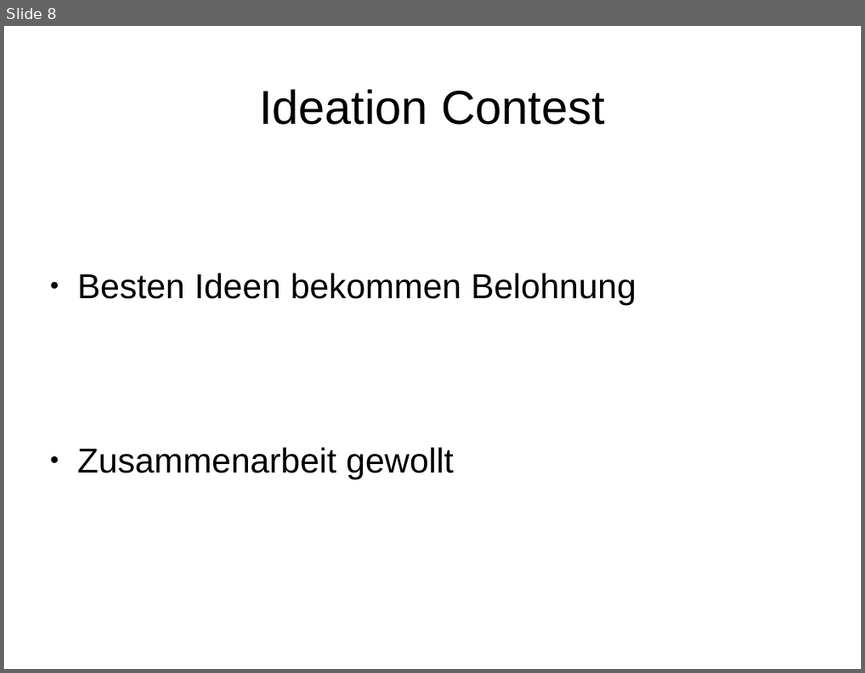
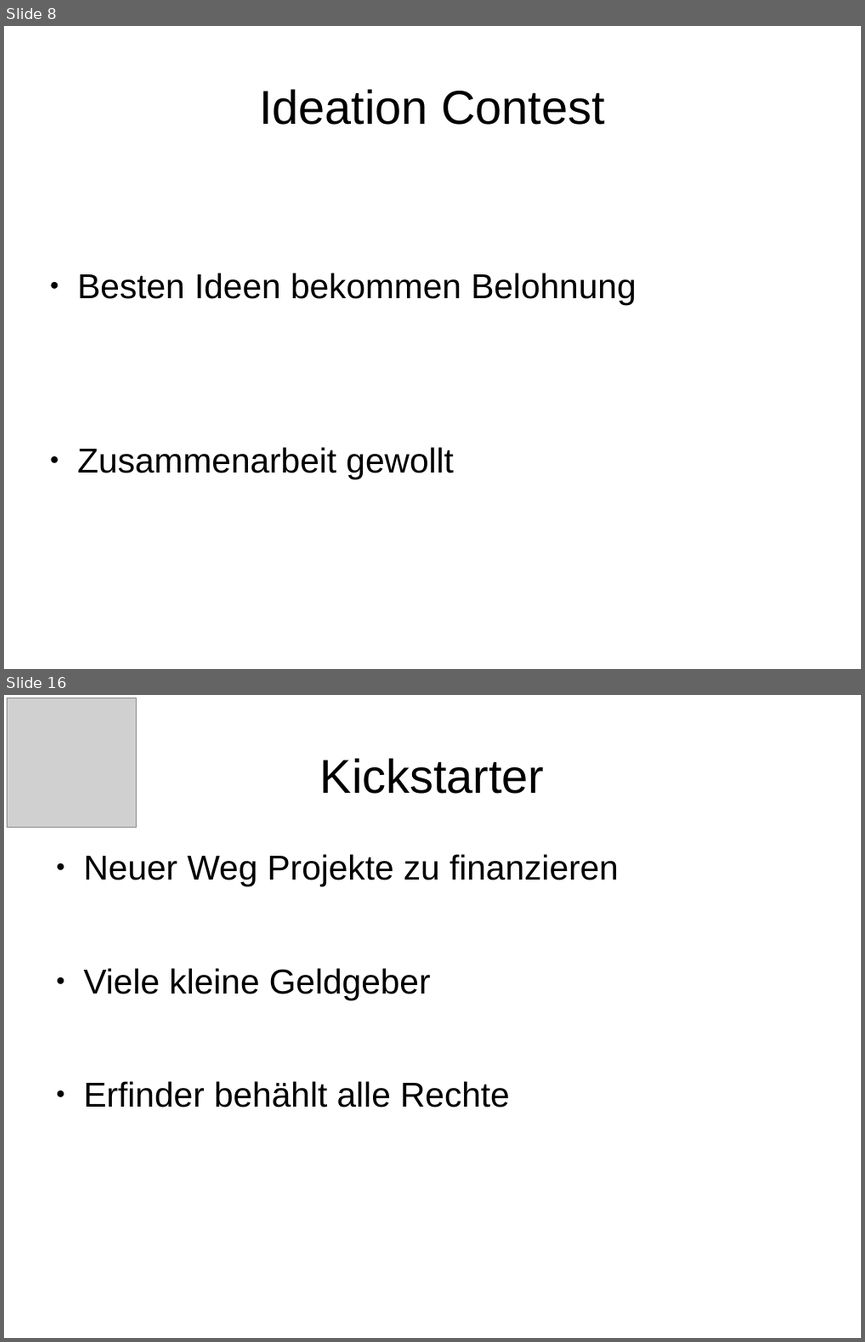
Before and after one commit to Anton1718/IMM_SocialMediaInADevelopmentProcess4711, a slide deck: Folien-Co-Creation.odp. Shown one above the other, each under a label of ours: slide 8 before the commit, slides 8 and 16 after it; the slides between them are not shown. The pictures are 865x673 and 865x1342 pixels, drawn with LibreOffice and Linux fonts; fonts in the diff are those of the drawing; grey boxes stand for pictures. Boxes give left, top, right and bottom in pixels: in the first picture for what was removed or moved away, otherwise in the second. Text is boxed around its words. In the diff, an @@ line names an element or a change of style, - is before the commit and + after.

```diff
--- a/Folien-Co-Creation.odp
+++ b/Folien-Co-Creation.odp
@@ slide 16 added at [4,695,861,1338], background #FFFFFF @@
@@ picture added at [7,698,136,827] @@
@@ title added at [320,758,545,794], 44 pt, text #000000 @@
+Kickstarter
@@ text added at [84,854,619,1107], 32 pt, text #000000 @@
+● Neuer Weg Projekte zu finanzieren
+● Viele kleine Geldgeber
+● Erfinder behählt alle Rechte
```
Also in this commit, not shown: 1 slide changed, 8 other slides added, 1 slide removed, 1 other file.
